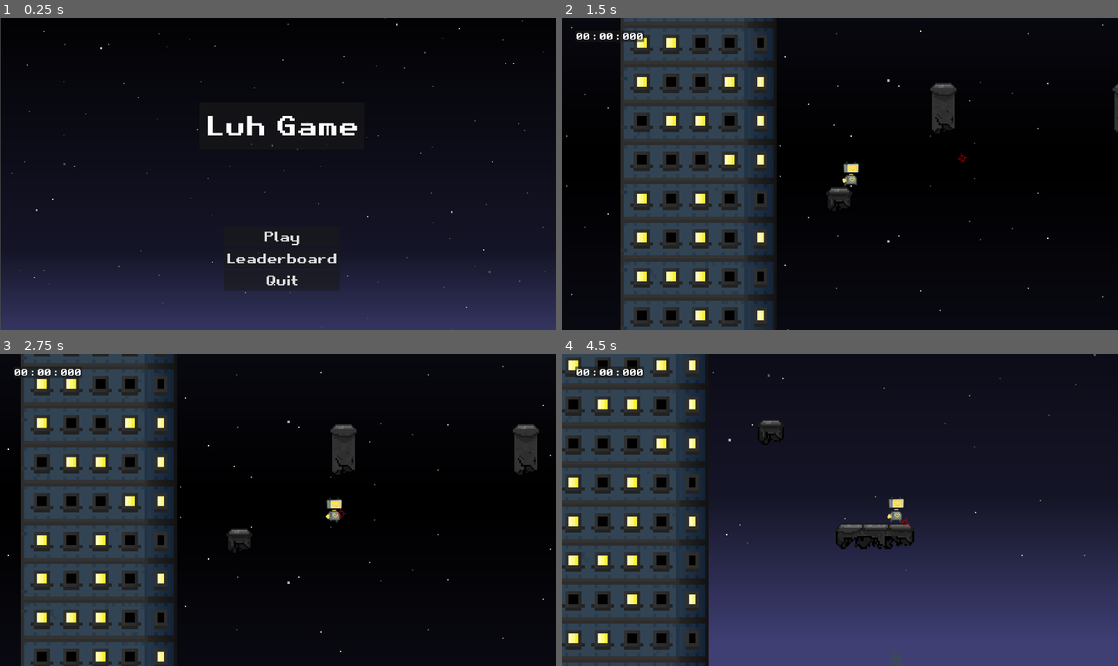
Above: before the commit, frames 1-4 (two rows, left to right).
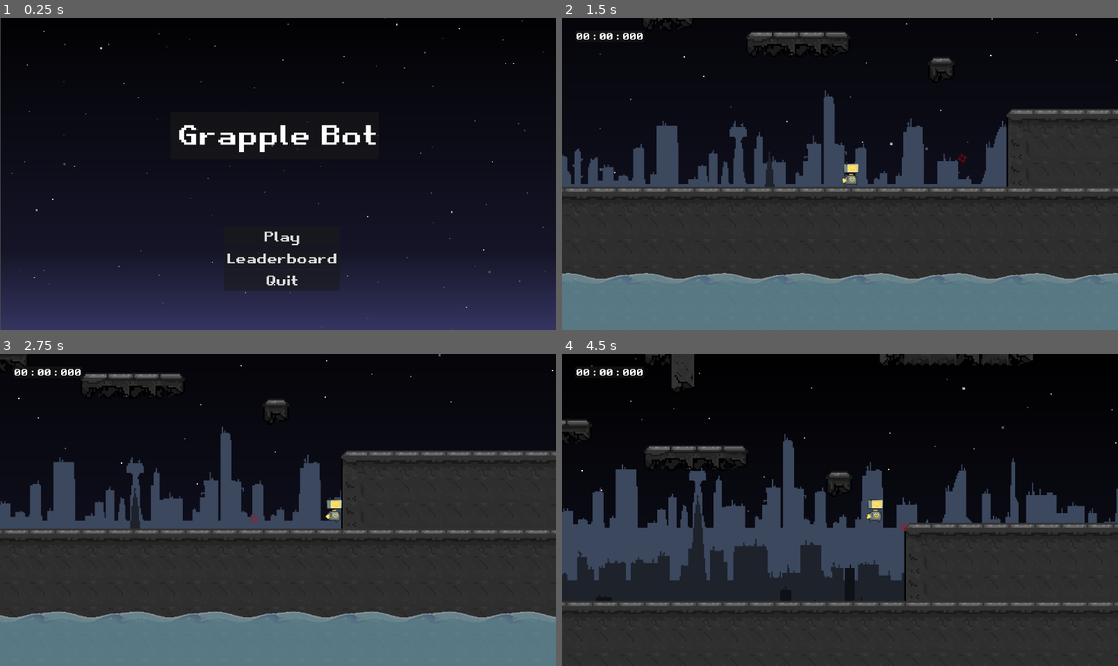
Above: after the commit, the same moments.

Repository: BenjaminWootten/speedjam-4
Game: Godot game, scene res://UI/mainMenu.tscn
Same seed, same stepped clock (60 frames per second), same inputs: the game is played once before the commit and once after it.
Inputs (mouse positions are in pixels of both pictures, inside the frame that each line leads up to):
- Up to frame 1 (0.25 s): no input
- Up to frame 2 (1.5 s): click "Play" at 0.5 s; move the mouse to (962, 158) at 1.27 s; hold D (right) from 1.28 s (still down); click (962, 158) at 1.35 s
- Up to frame 3 (2.75 s): keep holding D (right); tap W (up) at 1.52, 2.27 s; move the mouse to (166, 525) at 2.02 s; click (166, 525) at 2.1 s
- Up to frame 4 (4.5 s): move the mouse to (895, 441) at 2.77 s; release D (right) at 2.78 s; hold A (left) 2.78-3.53 s; click (895, 441) at 2.85 s; move the mouse to (812, 572) at 3.52 s; hold D (right) from 3.53 s (still down); click (812, 572) at 3.6 s; tap W (up) at 3.77 s; move the mouse to (1006, 556) at 4.27 s; click (1006, 556) at 4.35 s

The runs differ from the first frame. In frame 1, 1.4% of the frame differs, in the area x 32-69%, y 31-43%; in frame 2, 67%; in frame 3, 68%, in the area x 0-100%, y 0-100%; in frame 4, 55%.

Commit message:
changhed title

Diff:
--- a/UI/mainMenu.tscn
+++ b/UI/mainMenu.tscn
@@ -45,10 +45,10 @@
 
 [node name="Panel" type="Panel" parent="."]
 layout_mode = 0
-offset_left = 490.0
-offset_top = 208.0
-offset_right = 895.0
-offset_bottom = 324.0
+offset_left = 419.0
+offset_top = 231.0
+offset_right = 931.0
+offset_bottom = 347.0
 
 [node name="MarginContainer" type="MarginContainer" parent="Panel"]
 layout_mode = 0
@@ -63,7 +63,7 @@
 layout_mode = 2
 theme_override_fonts/font = ExtResource("3_1d2al")
 theme_override_font_sizes/font_size = 66
-text = "Luh Game
+text = "Grapple Bot
 "
 horizontal_alignment = 1
 
--- a/level_base.tscn
+++ b/level_base.tscn
@@ -23,7 +23,7 @@
 layer_0/tile_data = PackedInt32Array(720891, 65536, 0, 720892, 65536, 0, 720893, 65536, 0, 720894, 65536, 0, 720895, 65 …(13727 unchanged characters)…
 
 [node name="robot" parent="." instance=ExtResource("2_ha6w1")]
-position = Vector2(226, -5754)
+position = Vector2(807, 584)
 
 [node name="Camera2D" type="Camera2D" parent="robot"]
 position_smoothing_speed = 2.0
